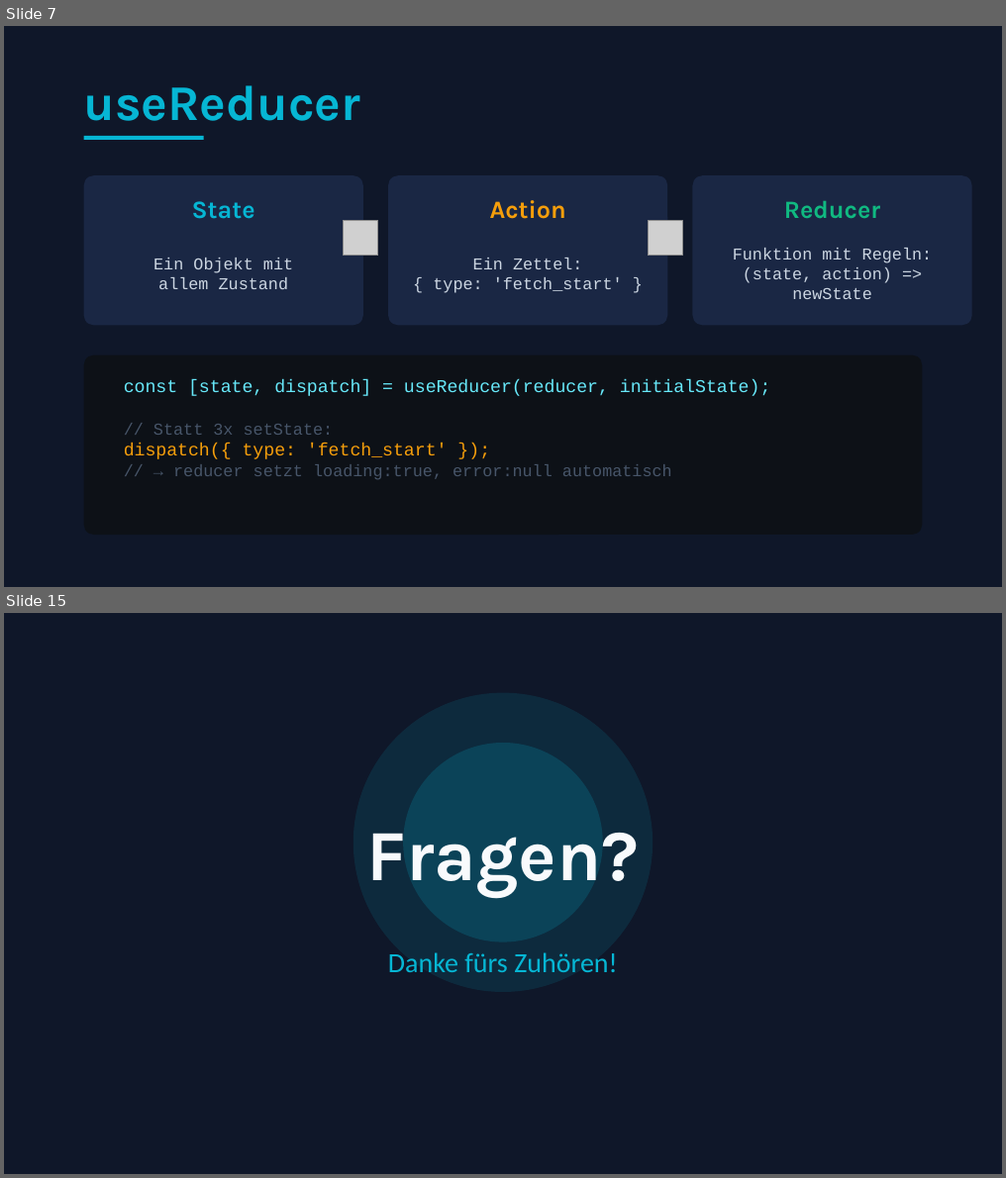
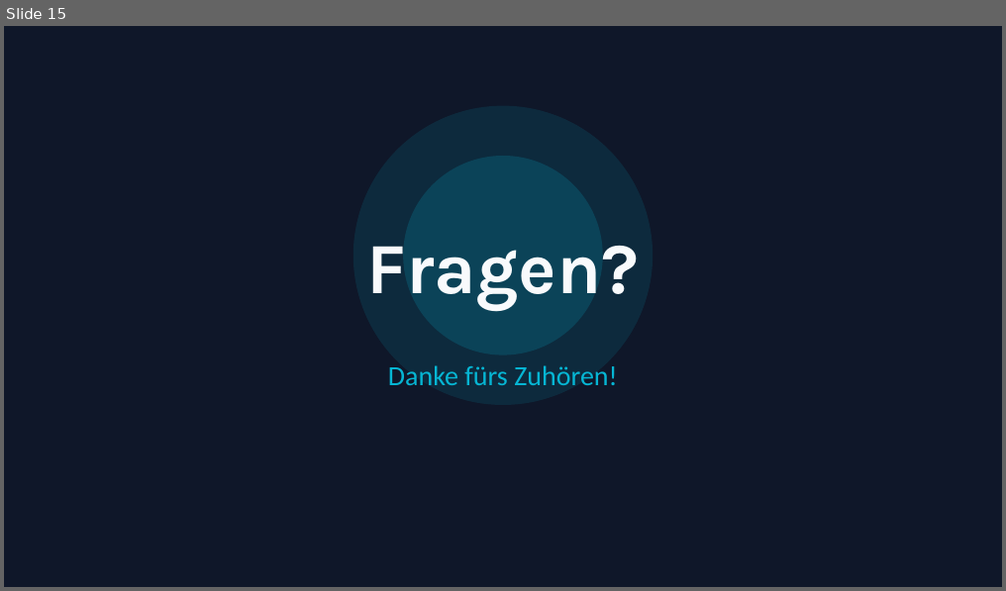
Before and after one commit to trungvt138/medieninformatik, a slide deck: WebProgramming/6.Termin/state-management-react.pptx. Shown one above the other, each under a label of ours: slides 7 and 15 before the commit, slide 15 after it; the slides between them are not shown. The pictures are 1006x1178 and 1006x591 pixels, drawn with LibreOffice and Linux fonts; fonts in the diff are those of the drawing; grey boxes stand for pictures. Boxes give left, top, right and bottom in pixels: in the first picture for what was removed or moved away, otherwise in the second. Text is boxed around its words. In the diff, an @@ line names an element or a change of style, - is before the commit and + after.

```diff
--- a/WebProgramming/6.Termin/state-management-react.pptx
+++ b/WebProgramming/6.Termin/state-management-react.pptx
@@ slide 7 removed at (x1=4, y1=26, x2=1002, y2=587), background #0F1729 @@
@@ text removed at (x1=84, y1=85, x2=361, y2=121) @@
-useReducer
@@ rectangle removed at (x1=84, y1=136, x2=204, y2=140) @@
@@ rounded rectangle removed at (x1=84, y1=175, x2=363, y2=325) @@
@@ text removed at (x1=192, y1=201, x2=255, y2=219) @@
-State
@@ rounded rectangle removed at (x1=388, y1=175, x2=667, y2=325) @@
@@ text removed at (x1=490, y1=200, x2=566, y2=219) @@
-Action
@@ rounded rectangle removed at (x1=693, y1=175, x2=972, y2=325) @@
@@ text removed at (x1=784, y1=200, x2=880, y2=219) @@
-Reducer
@@ picture removed at (x1=344, y1=221, x2=378, y2=256) @@
@@ picture removed at (x1=648, y1=221, x2=682, y2=256) @@
@@ text removed at (x1=153, y1=258, x2=293, y2=289) @@
-Ein Objekt mit
-allem Zustand
@@ text removed at (x1=433, y1=258, x2=623, y2=293) @@
-Ein Zettel:
-{ type: 'fetch_start' }
@@ text removed at (x1=733, y1=248, x2=933, y2=299) @@
-Funktion mit Regeln:
-(state, action) => newState
@@ rounded rectangle removed at (x1=84, y1=356, x2=922, y2=535) @@
@@ text removed at (x1=124, y1=380, x2=771, y2=479) @@
-const [state, dispatch] = useReducer(reducer, initialState);
-// Statt 3x setState:
-dispatch({ type: 'fetch_start' });
-// → reducer setzt loading:true, error:null automatisch
```
Also in this commit, not shown: 5 slides changed, 9 slides added, 8 other slides removed, 5 other files.
